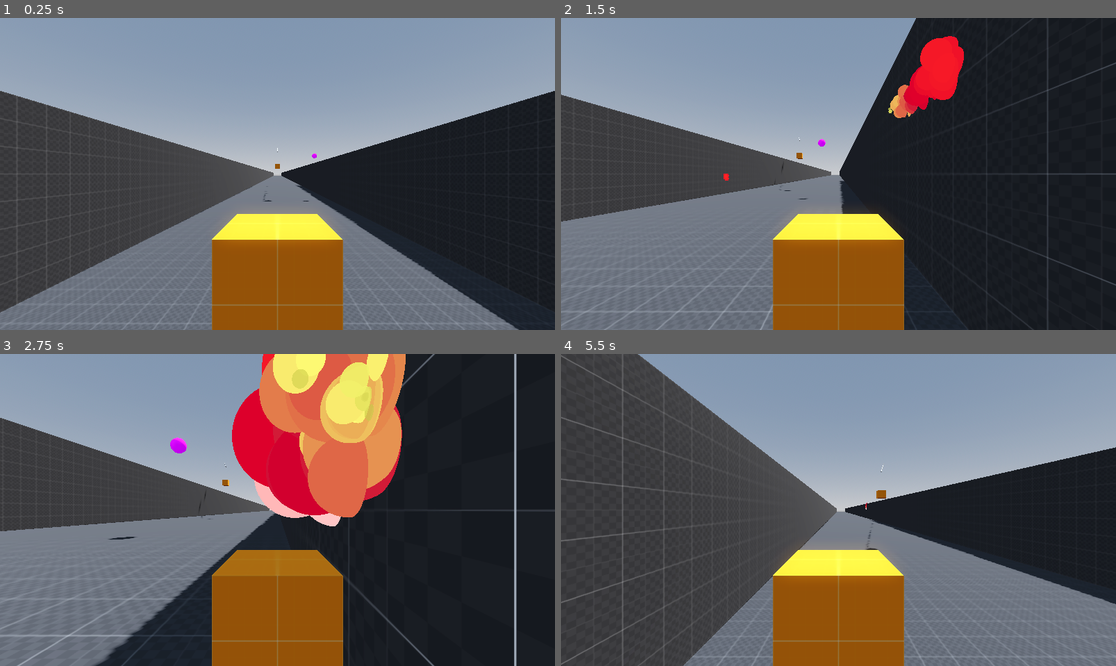
Above: before the commit, frames 1-4 (two rows, left to right).
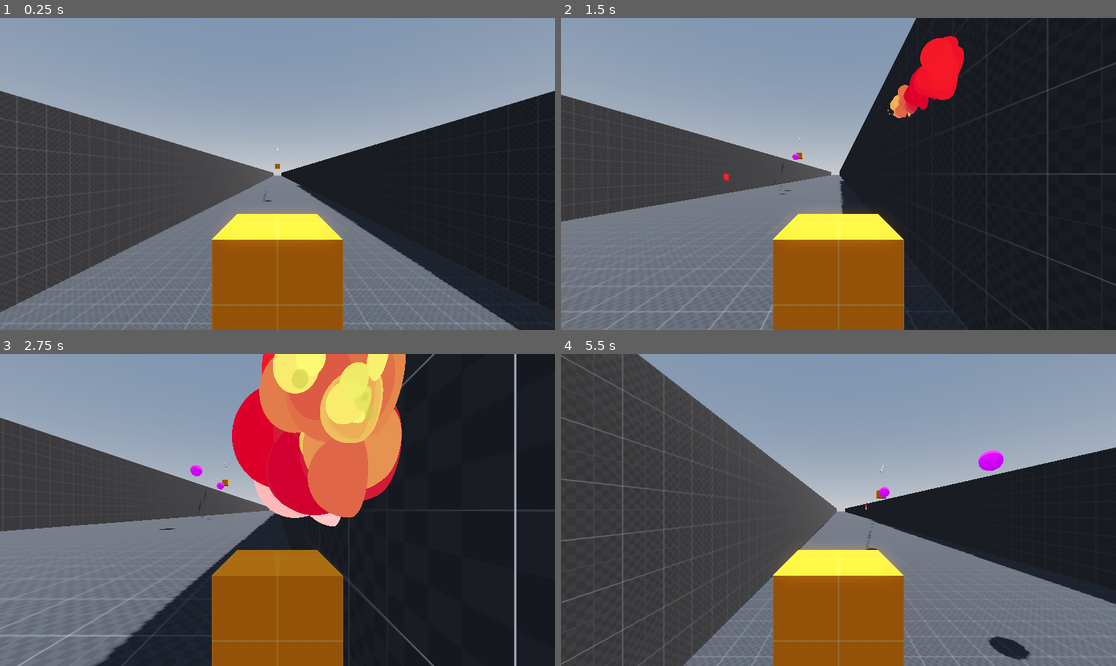
Above: after the commit, the same moments.

Repository: DrOtter3000/vfursquadron
Game: Godot game, scene res://levels/sandbox.tscn
The game is run twice, just before and just after one commit, with the same random seed, the same clock (stepped at 60 frames per second) and the same inputs.
Inputs (mouse positions are in pixels of both pictures, inside the frame that each line leads up to):
- Up to frame 1 (0.25 s): no input
- Up to frame 2 (1.5 s): move the mouse to (960, 158) at 0.52 s; press the mouse at (960, 158) at 0.53 s; hold D (right) 0.53-1.28 s; move the mouse to (727, 189) at 1.27 s; release the mouse at (727, 189) at 1.28 s; hold S (down) from 1.28 s (still down); tap Space (boost) at 1.35 s
- Up to frame 3 (2.75 s): click (166, 525) at 1.55 s; move the mouse to (333, 441) at 2.02 s; release S (down) at 2.03 s; press the mouse at (333, 441) at 2.03 s; hold D (right) from 2.03 s (still down)
- Up to frame 4 (5.5 s): move the mouse to (810, 572) at 2.77 s; release D (right) at 2.78 s; release the mouse at (810, 572) at 2.78 s; hold W (up) 2.78-3.53 s; click (810, 572) at 2.85 s; move the mouse to (1005, 556) at 3.52 s; hold Space (boost) 3.53-4.28 s; hold A (left) 3.53-5.03 s; click (1005, 556) at 3.8 s; move the mouse to (672, 463) at 4.27 s; click (672, 463) at 4.35 s; move the mouse to (866, 510) at 5.02 s; press the mouse at (866, 510) at 5.03 s; hold S (down) from 5.03 s (still down)

The runs differ from the first frame. In frame 1, less than 0.1% of the frame differs, in the area x 54-58%, y 43-59%; in frame 2, less than 0.1%; in frame 3, 0.2%; in frame 4, 0.6%, in the area x 57-85%, y 30-99%.

Commit message:
make enemy fire at player

Diff:
--- a/enemies/enemy.gd
+++ b/enemies/enemy.gd
@@ -4,10 +4,15 @@
 @export var max_hitpoints := 3
 @export var range := 500
 
+@export var projectile: PackedScene = preload("res://projectiles/projectile.tscn")
+
 var hitpoints
 var player_model
+var fire_ready
 
 @onready var player_raycast: RayCast3D = $PlayerRaycast
+@onready var projectile_spawn_position: Node3D = $ProjectileSpawnPosition
+@onready var fire_rate_timer: Timer = $FireRateTimer
 
 
 func _ready() -> void:
@@ -15,12 +20,22 @@
 	player_model = get_tree().get_first_node_in_group("PlayerModel")
 
 func _process(delta: float) -> void:
-	look_for_player()
+	if look_for_player() and fire_ready:
+		fire_ready = false
+		fire_rate_timer.start()
+		open_fire()
 
-func look_for_player() -> void:
+# TODO: Rename function
+func look_for_player() -> bool:
 	player_raycast.force_raycast_update()
 	player_raycast.look_at(player_model.global_position)
 	var collider = player_raycast.get_collider()
+	return collider == player_model
+
+func open_fire() -> void:
+	var projectile_instance = projectile.instantiate()
+	get_tree().get_root().add_child(projectile_instance)
+	projectile_instance.global_position = projectile_spawn_position.global_position
 
 func take_damage(value) -> void:
 	hitpoints -= value
@@ -29,3 +44,6 @@
 
 func die() -> void:
 	queue_free()
+
+func _on_fire_rate_timer_timeout() -> void:
+	fire_ready = true
--- a/enemies/enemy.tscn
+++ b/enemies/enemy.tscn
@@ -29,3 +29,12 @@
 [node name="MeshInstance3D" type="MeshInstance3D" parent="PlayerRaycast"]
 transform = Transform3D(0.1, 0, 0, 0, 0.1, 0, 0, 0, 56, 0, 0, 29)
 mesh = SubResource("BoxMesh_7frlh")
+
+[node name="ProjectileSpawnPosition" type="Node3D" parent="."]
+transform = Transform3D(1, 0, 0, 0, 1, 0, 0, 0, 1, 0, 0, 2)
+
+[node name="FireRateTimer" type="Timer" parent="."]
+one_shot = true
+autostart = true
+
+[connection signal="timeout" from="FireRateTimer" to="." method="_on_fire_rate_timer_timeout"]
--- a/levels/sandbox.tscn
+++ b/levels/sandbox.tscn
@@ -1,9 +1,8 @@
-[gd_scene load_steps=15 format=3 uid="uid://bon2en10rgk0q"]
+[gd_scene load_steps=14 format=3 uid="uid://bon2en10rgk0q"]
 
 [ext_resource type="Material" uid="uid://dnn878n0pqjbk" path="res://materials/prototype_grey.tres" id="1_wfhpi"]
 [ext_resource type="PackedScene" uid="uid://djl7nc8bcdtcj" path="res://player/player.tscn" id="2_whpuv"]
 [ext_resource type="PackedScene" uid="uid://2siyhi3k1t1g" path="res://enemies/enemy.tscn" id="3_85hcc"]
-[ext_resource type="PackedScene" uid="uid://dj0xfmo5m380o" path="res://projectiles/projectile.tscn" id="4_7he1i"]
 
 [sub_resource type="ProceduralSkyMaterial" id="ProceduralSkyMaterial_whpuv"]
 sky_horizon_color = Color(0.662243, 0.671743, 0.686743, 1)
@@ -123,6 +122,3 @@
 
 [node name="Enemy" parent="." instance=ExtResource("3_85hcc")]
 transform = Transform3D(1, 0, 0, 0, 1, 0, 0, 0, 1, 0, 6, -39)
-
-[node name="Projectile" parent="." instance=ExtResource("4_7he1i")]
-transform = Transform3D(1, 0, 0, 0, 1, 0, 0, 0, 1, 8, 9, -42)
--- a/projectiles/projectile.gd
+++ b/projectiles/projectile.gd
@@ -10,6 +10,7 @@
 
 func _ready() -> void:
 	# TODO: take data from enemy
+	await get_tree().create_timer(.01).timeout
 	player_model = get_tree().get_first_node_in_group("PlayerModel")
 	player_pos = player_model.global_position
 	look_at(player_pos)
@@ -20,3 +21,6 @@
 func process_movement(delta):
 	last_pos = global_position
 	global_position -= global_transform.basis.z * speed * delta
+
+func _on_timer_timeout() -> void:
+	queue_free()
--- a/projectiles/projectile.tscn
+++ b/projectiles/projectile.tscn
@@ -20,3 +20,9 @@
 
 [node name="CollisionShape3D" type="CollisionShape3D" parent="."]
 shape = SubResource("SphereShape3D_kixk3")
+
+[node name="Timer" type="Timer" parent="."]
+wait_time = 5.0
+autostart = true
+
+[connection signal="timeout" from="Timer" to="." method="_on_timer_timeout"]
